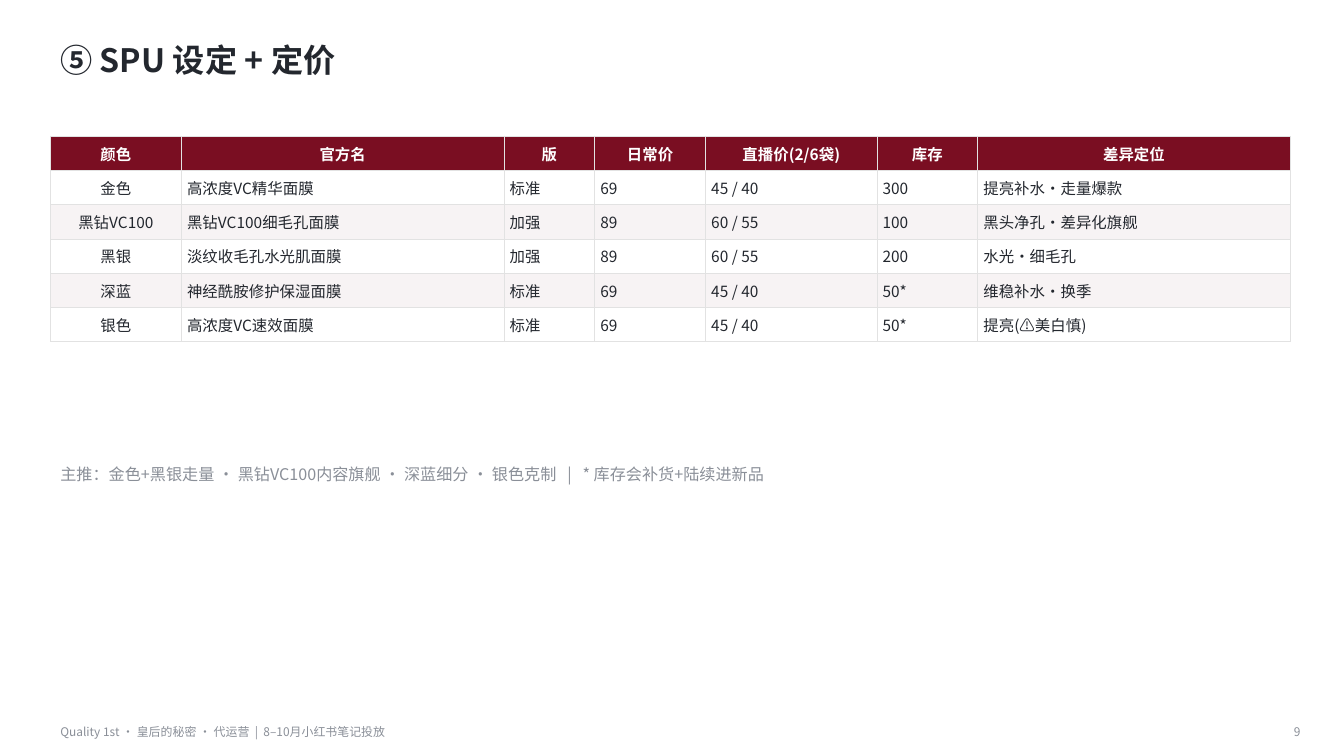
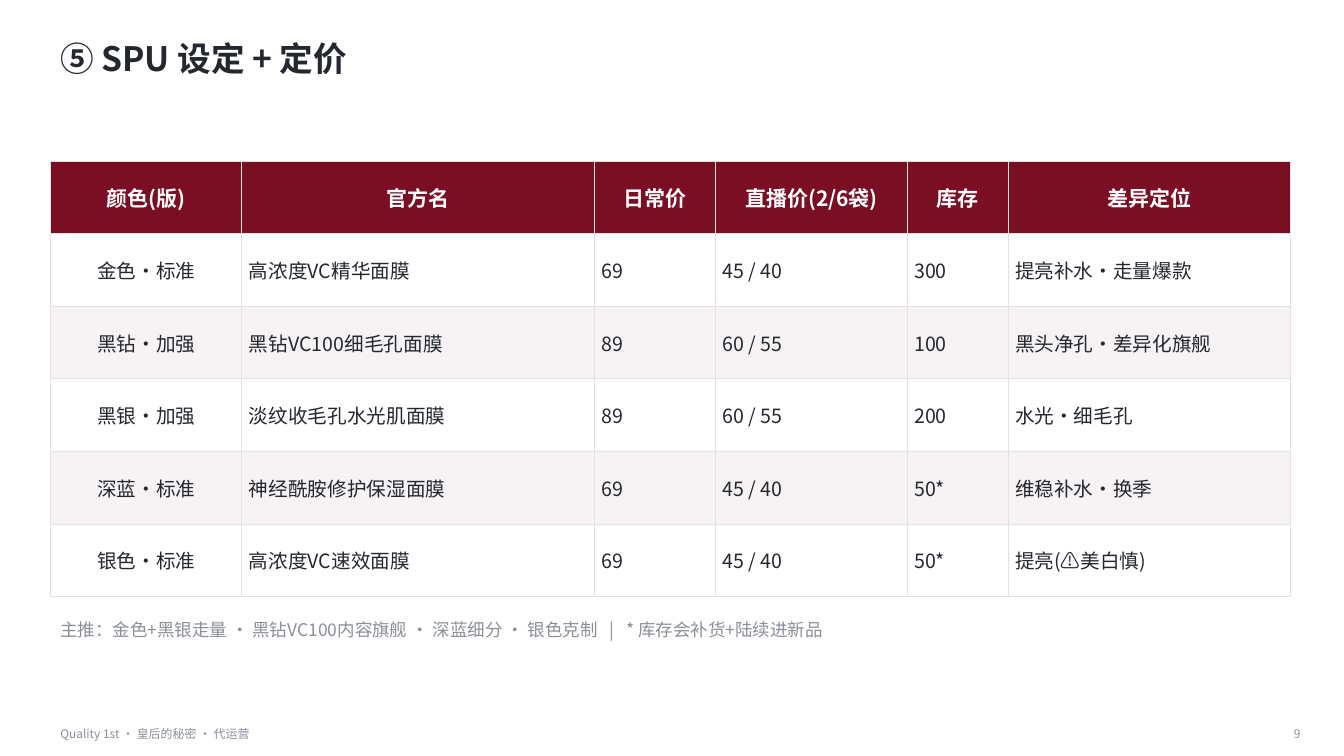
Before and after one commit to caowenwen-boop/-, a slide deck: slide 9 of docs/工作/04-营销推广/代运营-Quality1st/8-10月笔记投放/8-10月小红书笔记投放方案.pptx. Drawn at 1344x756 pixels with LibreOffice and Linux fonts; fonts in the diff are those of the drawing. Boxes give left, top, right and bottom in pixels: in the first picture for what was removed or moved away, otherwise in the second. Text is boxed around its words. In the diff, an @@ line names an element or a change of style, - is before the commit and + after.

```diff
--- a/docs/工作/04-营销推广/代运营-Quality1st/8-10月笔记投放/8-10月小红书笔记投放方案.pptx
+++ b/docs/工作/04-营销推广/代运营-Quality1st/8-10月笔记投放/8-10月小红书笔记投放方案.pptx
@@ text "⑤ SPU 设定 + 定价" at [60,42,347,74]: size 23 to 24 pt @@
@@ table at [50,161,1291,576] @@
-column 1: 颜色 | 金色 | 黑钻VC100 | 黑银 | 深蓝 | 银色
+column 1: 颜色(版) | 金色·标准 | 黑钻·加强 | 黑银·加强 | 深蓝·标准 | 银色·标准
-column 3: 版 | 标准 | 加强 | 加强 | 标准 | 标准
@@ table: place and size @@
-table at [50,136,1291,338]
+table at [50,161,1291,576]
@@ text "主推：金色+黑银走量 · 黑钻VC100内容旗舰 · 深蓝细分 ...": place and size @@
-text "主推：金色+黑银走量 · 黑钻VC100内容旗舰 · 深蓝细分 ..." at [60,466,764,481]
+text "主推：金色+黑银走量 · 黑钻VC100内容旗舰 · 深蓝细分 ..." at [60,621,822,638]
@@ text "主推：金色+黑银走量 · 黑钻VC100内容旗舰 · 深蓝细分 ..." at [60,621,822,638]: size 11.5 to 12.5 pt @@
@@ text at [60,728,250,741]: text changed @@
-Quality 1st · 皇后的秘密 · 代运营 | 8–10月小红书笔记投放
+Quality 1st · 皇后的秘密 · 代运营
```
Also in this commit, not shown: 9 other slides changed.
